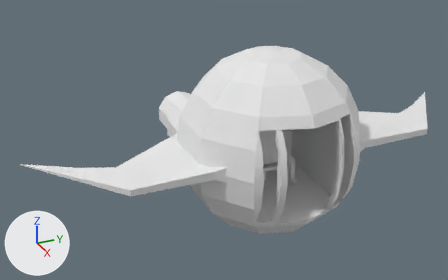
Two versions of the OBJ model FattyFare/Assets/mdl_/fattyFare_spaceShip.obj, one commit apart.
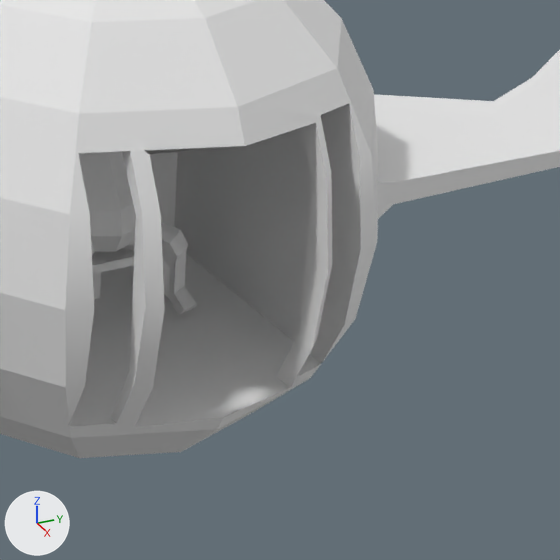
Each version appears first whole from a 50 mm lens placed at (5.33, -2.93, 3.46), pointed at (-0.29, -0.4, 0.65), and next in a close-up on the part from 52% to 94% of the width and 28% to 96% of the height. The lights are fixed; the arrows at lower left show +X, +Y and +Z. Where no turn or scale is listed for an object, it has been applied to the vertices. Vertices at the same position are counted once.

The older version as bpy lines, for what is in view:
```python
me_fattyfare_spaceship = bpy.data.meshes.new('fattyFare_spaceShip')
me_fattyfare_spaceship.from_pydata(...)  # 815 vertices, 799 faces; spans x -1.19..0.93, y -2.51..2.51, z -0.3..1.7
# faces by material slot: [765, 34]
me_fattyfare_spaceship.materials.append(mat_fattyfare_spaceship_initialshadinggroup)  # white #e7e7e7
me_fattyfare_spaceship.materials.append(mat_initialshadinggroup)  # white #e7e7e7
ob_fattyfare_spaceship = bpy.data.objects.new('fattyFare_spaceShip', me_fattyfare_spaceship)
ob_fattyfare_spaceship.location = (0.0, 0.0, 0.0)
```
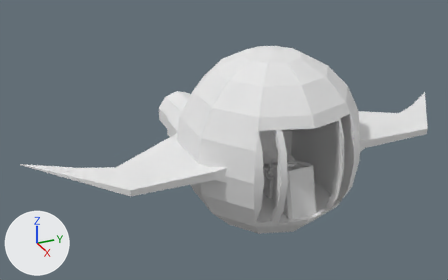
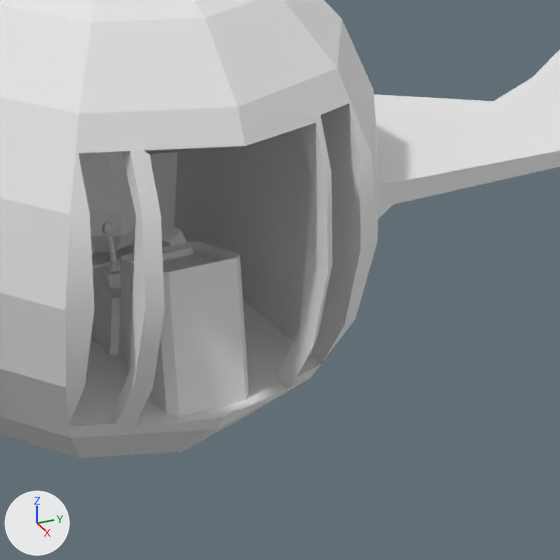
Diff of the bpy script that builds the scene:
```diff
--- a/FattyFare/Assets/mdl_/fattyFare_spaceShip.obj.py
+++ b/FattyFare/Assets/mdl_/fattyFare_spaceShip.obj.py
@@ mat_fattyfare_spaceship_initialshadinggroup2 @@
+mat_fattyfare_spaceship_initialshadinggroup2 = principled_material('fattyFare_spaceShip:initialShadingGroup2')
+mat_fattyfare_spaceship_initialshadinggroup2.base_color = (0.8, 0.8, 0.8)  # white #e7e7e7
+mat_fattyfare_spaceship_initialshadinggroup2.roughness = 1.0
@@ me_fattyfare_spaceship @@
 # used by ob_fattyfare_spaceship; location = (0.0, 0.0, 0.0)
-me_fattyfare_spaceship.from_pydata(...)  # 815 vertices, 799 faces; spans x -1.19..0.93, y -2.51..2.51, z -0.3..1.7
+me_fattyfare_spaceship.from_pydata(...)  # 1075 vertices, 1097 faces; spans x -1.19..0.93, y -2.51..2.51, z -0.3..1.7
+# me_fattyfare_spaceship part 1
+# 218 vertices are added at x 0.07..0.78, y -0.16..0.16, z 0.09..0.66
+# 12 new vertices lie (0.21, 0.0, 0.0) away from vertices in x 0.11, y -0.15..0.15, z 0.17..0.4
+# 8 new vertices lie (0.14, 0.0, 0.0) away from vertices in x 0.32, y -0.12..0.12, z 0.17..0.4
+# 12 new vertices lie (0.05, 0.0, 0.01) away from vertices in x 0.16..0.2, y -0.12..0.12, z 0.38..0.45
+# 10 new vertices lie (0.0, 0.26, 0.0) away from vertices in x 0.35..0.78, y -0.13, z 0.09..0.66
+# 298 new faces join them, mat_initialshadinggroup (white #e7e7e7)
 me_fattyfare_spaceship.materials.append(mat_fattyfare_spaceship_initialshadinggroup)
 me_fattyfare_spaceship.materials.append(mat_initialshadinggroup)
+me_fattyfare_spaceship.materials.append(mat_fattyfare_spaceship_initialshadinggroup2)  # white #e7e7e7
```

What differs and where, as boxes [x1, y1, x2, y2] in the close-ups (560 x 560 px):
part 1 of me_fattyfare_spaceship, added
    after: [91, 217, 249, 416]
